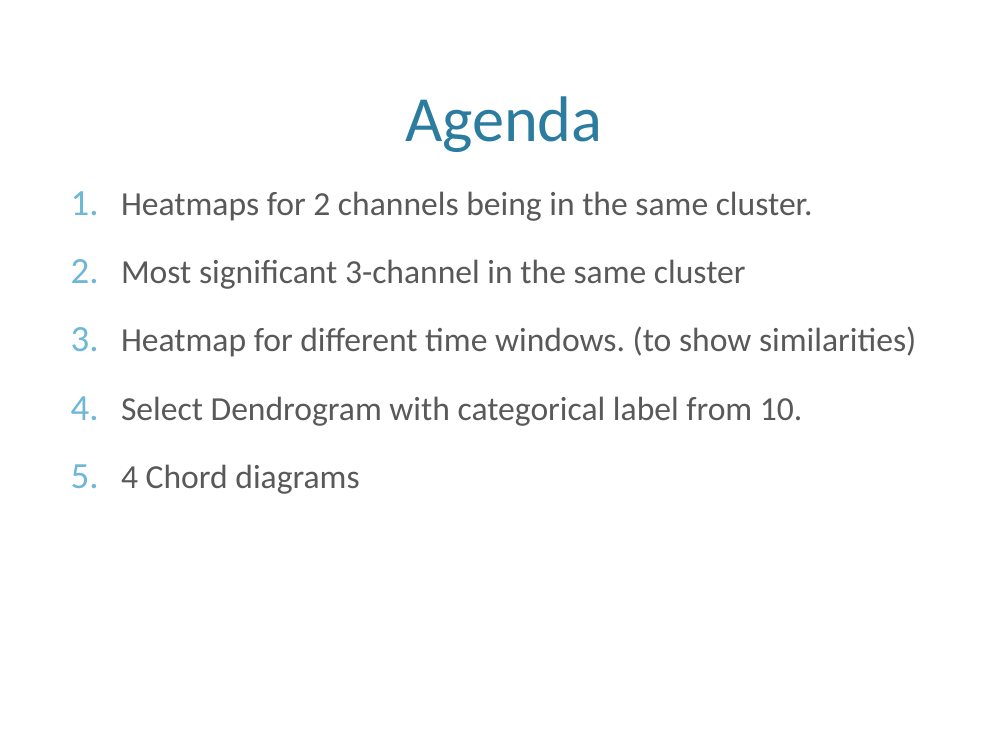
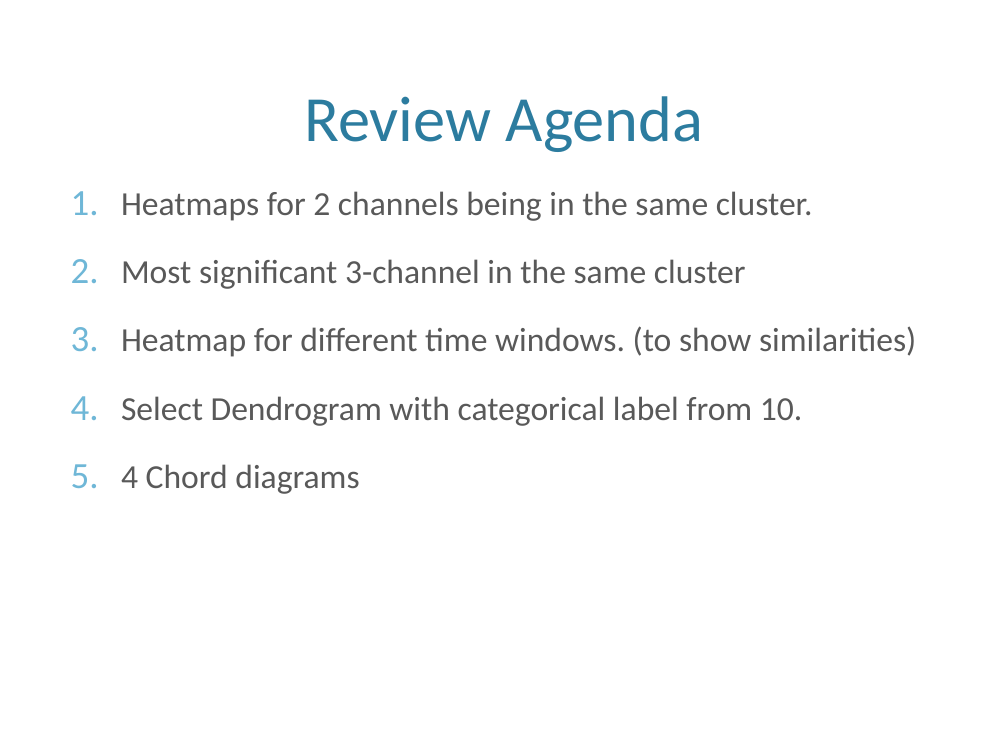
Before and after one commit to leolincoln/athelets, a slide deck: slide 2 of Texts/Atheletes_clustering.pptx. Drawn at 1008x756 pixels with LibreOffice and Linux fonts; fonts in the diff are those of the drawing; background and template pictures are left out. Boxes give left, top, right and bottom in pixels: in the first picture for what was removed or moved away, otherwise in the second. Text is boxed around its words. In the diff, an @@ line names an element or a change of style, - is before the commit and + after.

```diff
--- a/Texts/Atheletes_clustering.pptx
+++ b/Texts/Atheletes_clustering.pptx
@@ title at bbox=[304, 96, 703, 152]: text changed @@
-Agenda
+Review Agenda
```
Also in this commit, not shown: 4 other slides changed, 9 slides added, 1 slide removed, 5 other files.
